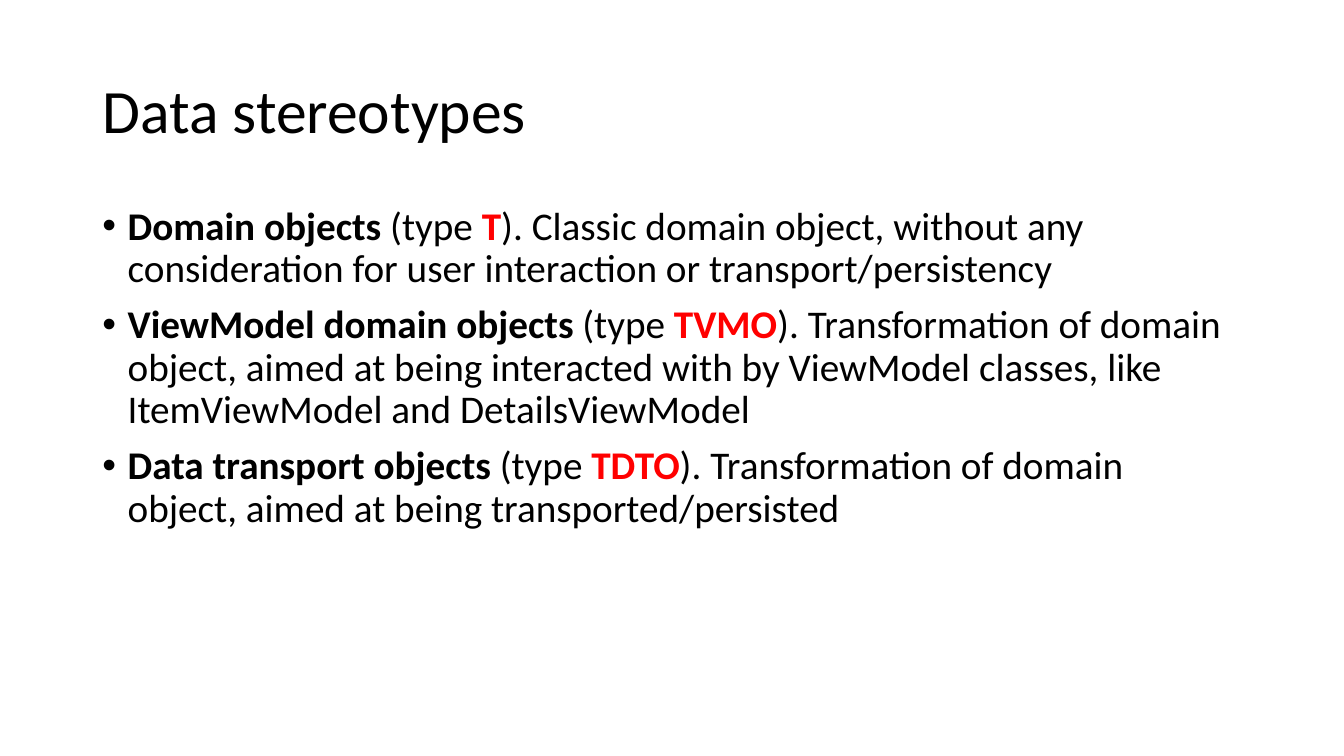
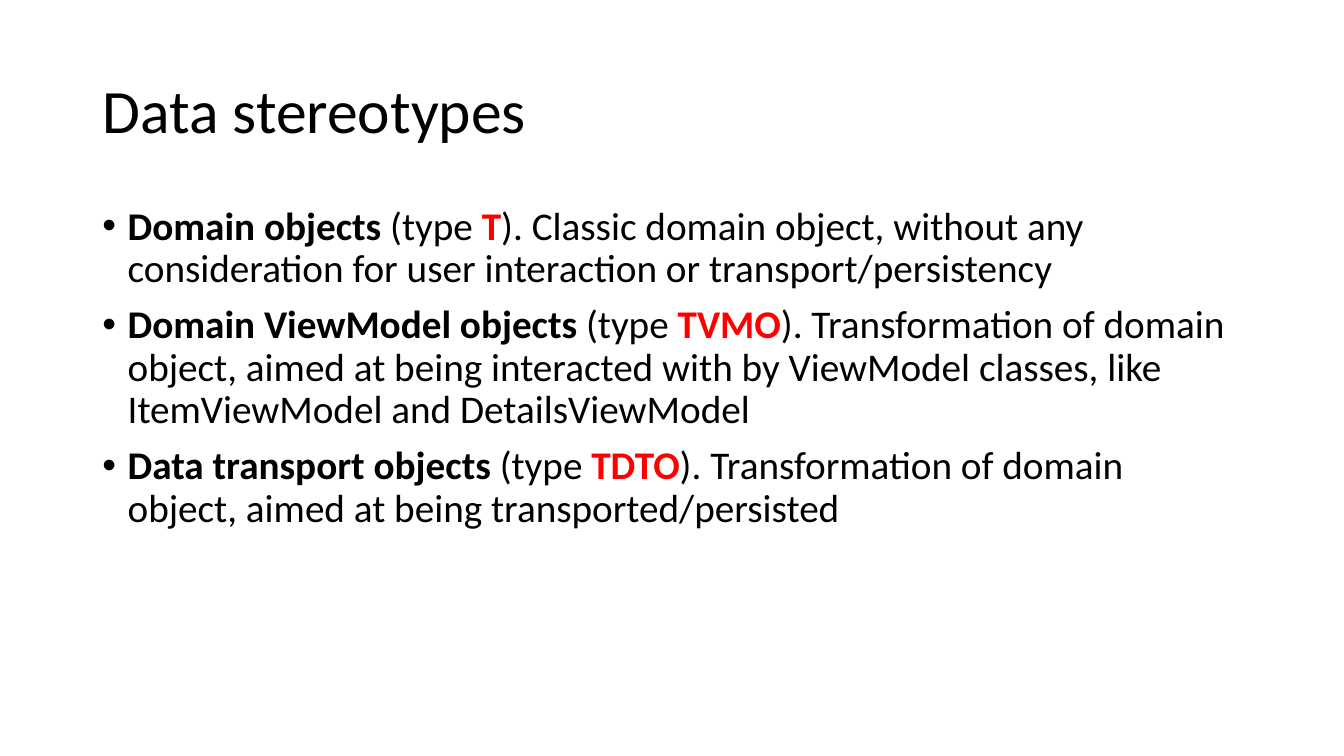
Before and after one commit to perl-easj/Teaching-materials, a slide deck: slide 14 of CSharpProgramming/Presentations/MVVMStarter Class Library.pptx (slide 11 before the commit). Drawn at 1344x756 pixels with LibreOffice and Linux fonts; fonts in the diff are those of the drawing. Boxes give left, top, right and bottom in pixels: in the first picture for what was removed or moved away, otherwise in the second. Text is boxed around its words. In the diff, an @@ line names an element or a change of style, - is before the commit and + after.

Commit message:
Added more explanatory text and illustrations, still WIP
Added more explanatory text and illustrations, still WIP

```diff
--- a/CSharpProgramming/Presentations/MVVMStarter Class Library.pptx
+++ b/CSharpProgramming/Presentations/MVVMStarter Class Library.pptx
@@ text at box(128, 309, 1225, 424): text changed @@
-• ViewModel domain objects (type TVMO). Transformation of domain object, aimed at being interacted with by ViewModel classes, like ItemViewModel and DetailsViewModel
+• Domain ViewModel objects (type TVMO). Transformation of domain object, aimed at being interacted with by ViewModel classes, like ItemViewModel and DetailsViewModel
```
Also in this commit, not shown: 33 other slides changed, 44 slides added, 8 slides removed.
